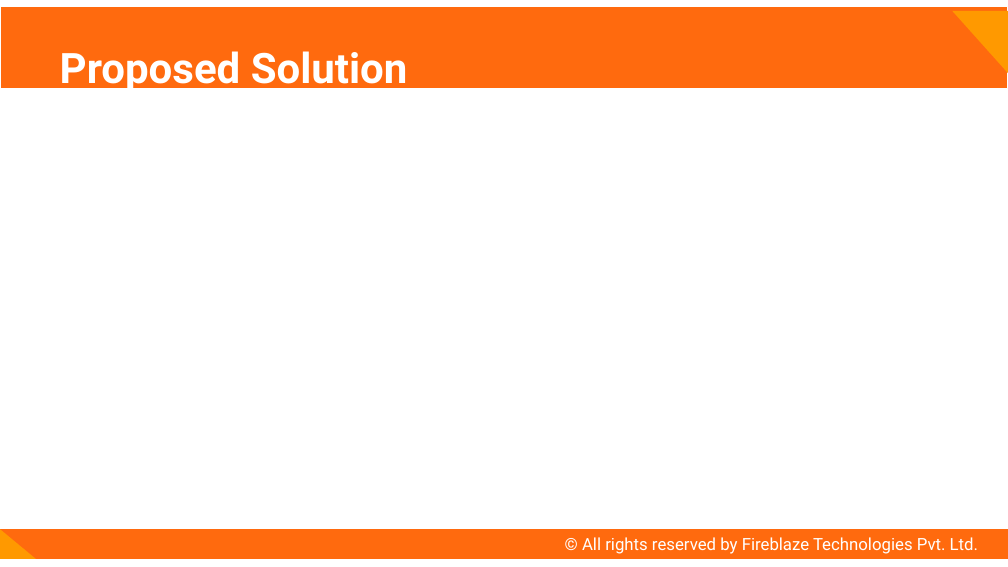
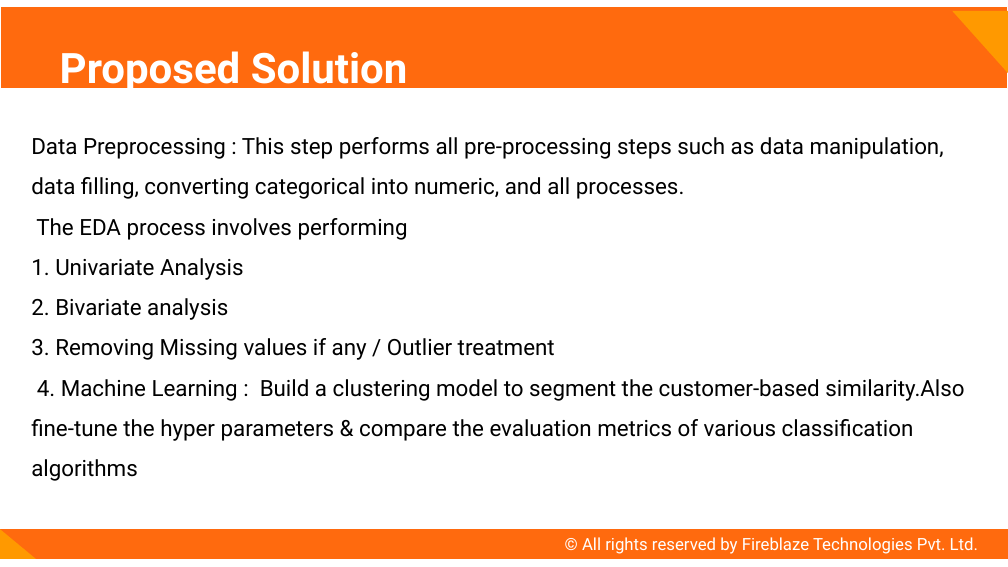
Before and after one commit to bhavesh-1995/fireblazework, a slide deck: slide 3 of fireblaze work/project2/presentationformidtermexammlds/PPT Format.pptx. Drawn at 1008x567 pixels with LibreOffice and Linux fonts; fonts in the diff are those of the drawing. Boxes give left, top, right and bottom in pixels: in the first picture for what was removed or moved away, otherwise in the second. Text is boxed around its words. In the diff, an @@ line names an element or a change of style, - is before the commit and + after.

```diff
--- a/fireblaze work/project2/presentationformidtermexammlds/PPT Format.pptx
+++ b/fireblaze work/project2/presentationformidtermexammlds/PPT Format.pptx
@@ text added at box(31, 137, 964, 481), 16 pt, text #000000 @@
+Data Preprocessing : This step performs all pre-processing steps such as data manipulation, data filling, converting categorical into numeric, and all processes.
+The EDA process involves performing
+1. Univariate Analysis
+2. Bivariate analysis
+3. Removing Missing values if any / Outlier treatment
+4. Machine Learning : Build a clustering model to segment the customer-based similarity.Also fine-tune the hyper parameters & compare the evaluation metrics of various classification algorithms
```
Also in this commit, not shown: 5 other slides changed, 1 slide added, 19 other files.
